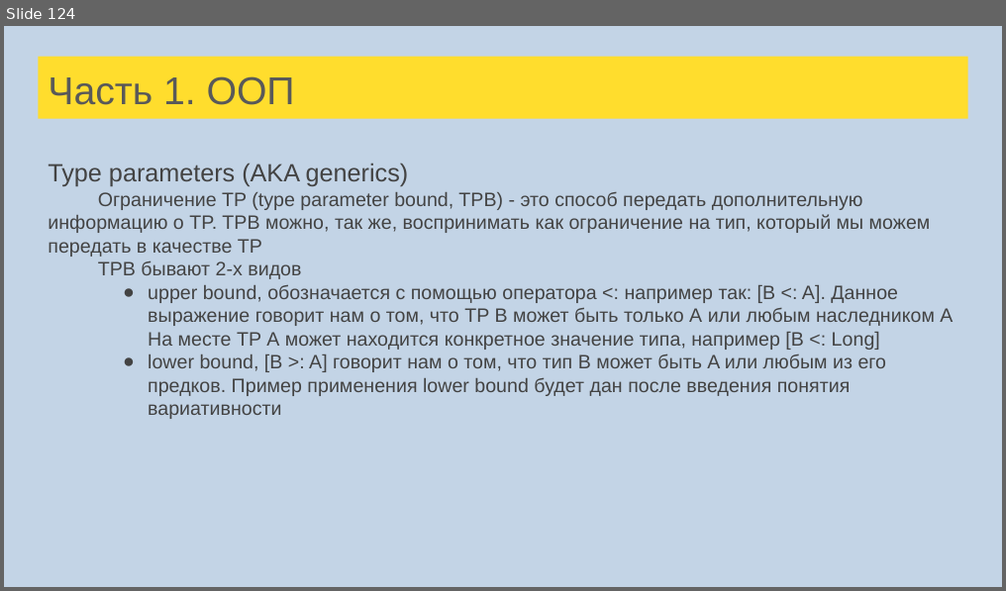
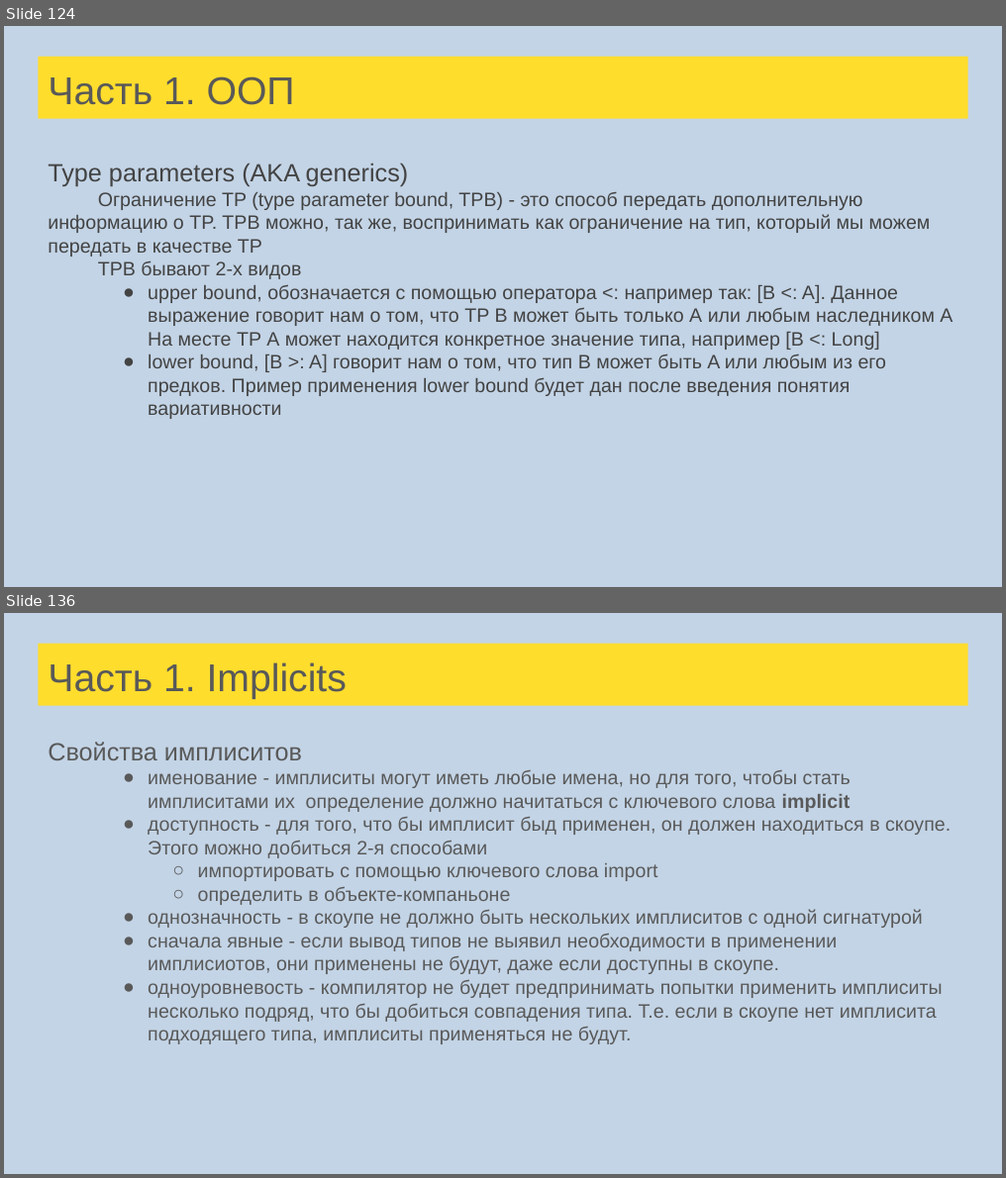
Before and after one commit to tralfamadore/ScalaLectures, a slide deck: src/main/resources/Лекции Scala для FinTech.pptx. Shown one above the other, each under a label of ours: slide 124 before the commit, slides 124 and 136 after it; the slides between them are not shown. The pictures are 1006x591 and 1006x1178 pixels, drawn with LibreOffice and Linux fonts; fonts in the diff are those of the drawing. Boxes give left, top, right and bottom in pixels: in the first picture for what was removed or moved away, otherwise in the second. Text is boxed around its words. In the diff, an @@ line names an element or a change of style, - is before the commit and + after.

Commit message:
Type parameters and implicit tasks New lectures

```diff
--- a/src/main/resources/Лекции Scala для FinTech.pptx
+++ b/src/main/resources/Лекции Scala для FinTech.pptx
@@ slide 136 added at (x1=4, y1=613, x2=1002, y2=1174), background #C3D4E6 @@
@@ title added at (x1=38, y1=643, x2=968, y2=706), fill #FFDD2D, 28 pt, text #595959 @@
+Часть 1. Implicits
@@ text added at (x1=48, y1=742, x2=950, y2=1045), 14 pt, text #595959 @@
+Свойства имплиситов
+● именование - имплиситы могут иметь любые имена, но для того, чтобы стать имплиситами их определение должно начитаться с ключевого слова implicit
+● доступность - для того, что бы имплисит быд применен, он должен находиться в скоупе. Этого можно добиться 2-я способами
+  ○ импортировать с помощью ключевого слова import
+  ○ определить в объекте-компаньоне
+● однозначность - в скоупе не должно быть нескольких имплиситов с одной сигнатурой
+● сначала явные - если вывод типов не выявил необходимости в применении имплисиотов, они применены не будут, даже если доступны в скоупе.
+● одноуровневость - компилятор не будет предпринимать попытки применить имплиситы несколько подряд, что бы добиться совпадения типа. Т.е. если в скоупе нет имплисита подходящего типа, имплиситы применяться не будут.
```
Also in this commit, not shown: 17 slides changed, 22 other slides added, 1 slide removed, 4 other files.
